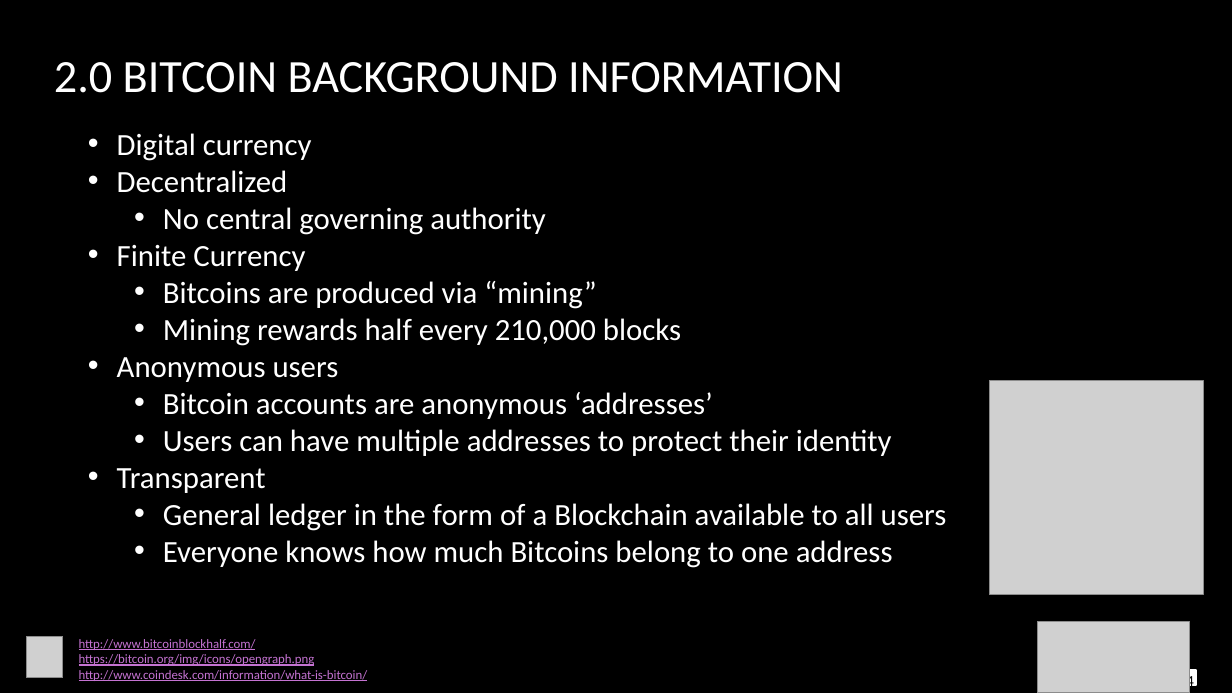
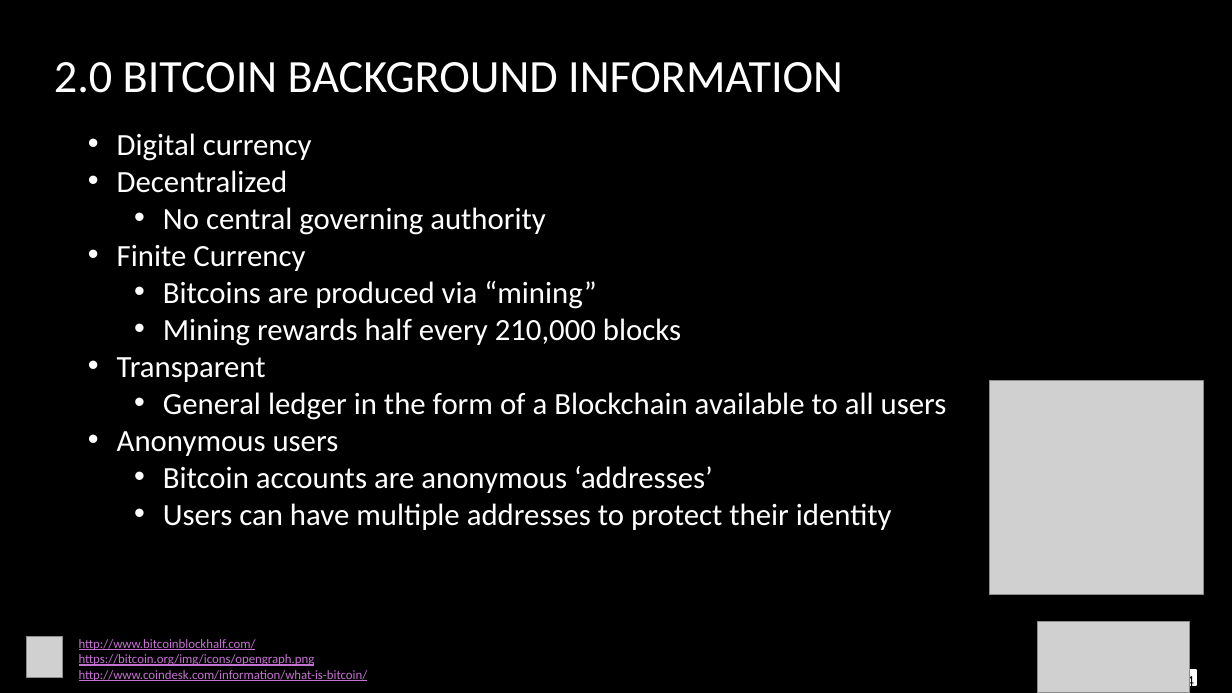
Before and after one commit to sanjifr3/data-analytics, a slide deck: slide 4 of project/ethereum/presentation/Paper Presentation.pptx. Drawn at 1232x693 pixels with LibreOffice and Linux fonts; fonts in the diff are those of the drawing; grey boxes stand for pictures; background and template pictures are left out. Boxes give left, top, right and bottom in pixels: in the first picture for what was removed or moved away, otherwise in the second. Text is boxed around its words. In the diff, an @@ line names an element or a change of style, - is before the commit and + after.

Commit message:
Finished presentation for the course

```diff
--- a/project/ethereum/presentation/Paper Presentation.pptx
+++ b/project/ethereum/presentation/Paper Presentation.pptx
@@ text at (117,357,947,420): paragraphs added @@
+• Transparent
+  • General ledger in the form of a Blockchain available to all users
@@ text at (117,468,947,568): paragraphs removed @@
-• Transparent
-  • General ledger in the form of a Blockchain available to all users
-  • Everyone knows how much Bitcoins belong to one address
```
